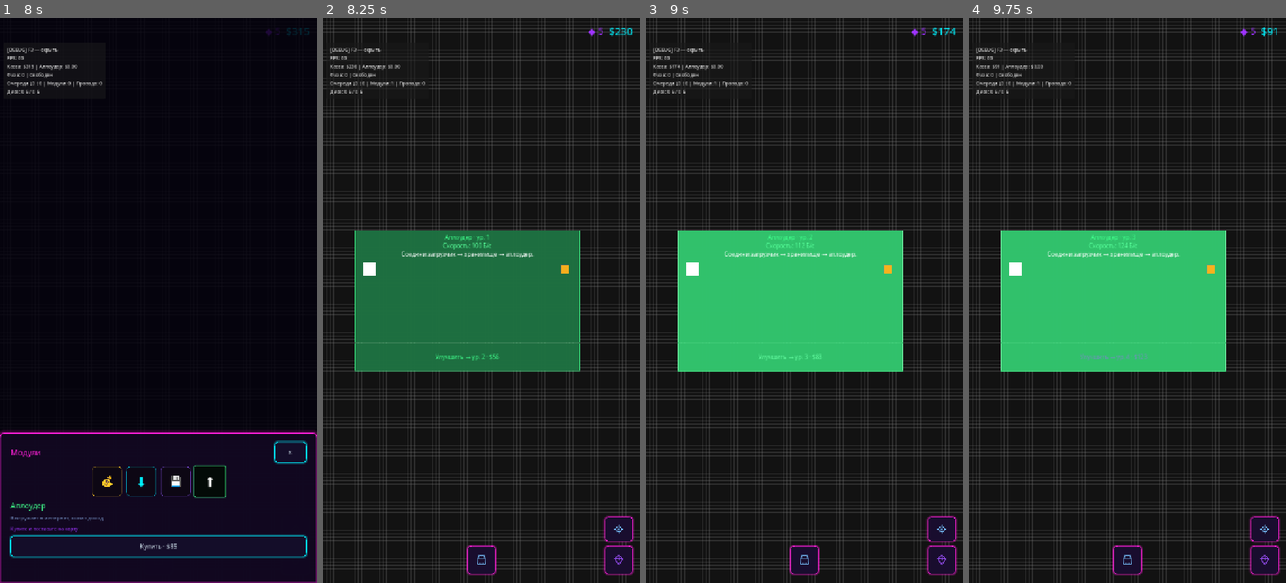
Above: before the commit, frames 1-4 (left to right).
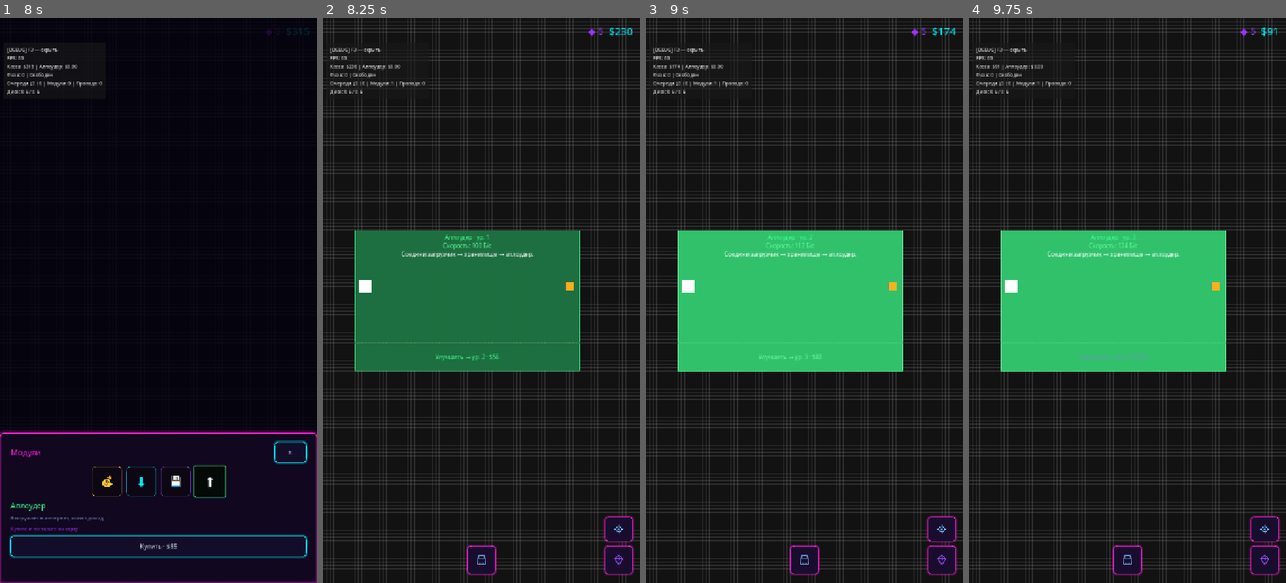
Above: after the commit, the same moments.

Repository: rkfsociety/UploadSimulator
Game: Godot game, scene res://scenes/main.tscn
Same seed, same stepped clock (60 frames per second), same inputs: the game is played once before the commit and once after it.
Inputs (mouse positions are in pixels of both pictures, inside the frame that each line leads up to):
- Up to frame 1 (8 s): click (158, 560) at 0.5 s; click (294, 526) at 1.25 s; click (294, 560) at 2 s; click "×" at 2.75 s; click (158, 560) at 3.5 s; click "💰" at 4.25 s; click "💰" at 5 s; click "⬇" at 5.75 s; click "💾" at 6.5 s; click "⬆" at 7.25 s
- Up to frame 2 (8.25 s): click "Купить · $85" at 8 s
- Up to frame 3 (9 s): click "Улучшить → ур. 2 · $56" at 8.75 s
- Up to frame 4 (9.75 s): click "Улучшить → ур. 3 · $83" at 9.5 s

Frame 1 is identical in both runs. In frame 2, 0.3% of the frame differs, in the area x 11-80%, y 43-49%; in frame 3, 0.3%; in frame 4, 0.3%.

Commit message:
Порты на боковых сторонах модуля по центру — провода идут от ячейки к ячейке
- PortsRow вынесен из текстового VBox в прямые дети MainPanel, привязан к
  вертикальному центру на всю ширину (левые порты у левого края, правые у правого)
- FieldMap: отложенный пересчёт координат проводов после раскладки портов
  (свежезаспавненные блоки раскладывают порты не в тот же кадр)

Diff:
--- a/scenes/blocks/placed_block.tscn
+++ b/scenes/blocks/placed_block.tscn
@@ -82,21 +82,28 @@
 theme_type_variation = &"action"
 text = "—"
 
-[node name="PortsRow" type="HBoxContainer" parent="RootVBox/MainPanel/MainMargin/MainVBox"]
-layout_mode = 2
-alignment = 1
+[node name="PortsRow" type="HBoxContainer" parent="RootVBox/MainPanel"]
+layout_mode = 1
+anchor_top = 0.5
+anchor_right = 1.0
+anchor_bottom = 0.5
+offset_top = -24.0
+offset_bottom = 24.0
+grow_vertical = 2
+mouse_filter = 2
 theme_override_constants/separation = 4
 
-[node name="LeftPorts" type="HBoxContainer" parent="RootVBox/MainPanel/MainMargin/MainVBox/PortsRow"]
+[node name="LeftPorts" type="HBoxContainer" parent="RootVBox/MainPanel/PortsRow"]
 unique_name_in_owner = true
 layout_mode = 2
 theme_override_constants/separation = 2
 
-[node name="PortSpacer" type="Control" parent="RootVBox/MainPanel/MainMargin/MainVBox/PortsRow"]
+[node name="PortSpacer" type="Control" parent="RootVBox/MainPanel/PortsRow"]
 layout_mode = 2
 size_flags_horizontal = 3
+mouse_filter = 2
 
-[node name="RightPorts" type="HBoxContainer" parent="RootVBox/MainPanel/MainMargin/MainVBox/PortsRow"]
+[node name="RightPorts" type="HBoxContainer" parent="RootVBox/MainPanel/PortsRow"]
 unique_name_in_owner = true
 layout_mode = 2
 theme_override_constants/separation = 2
--- a/scripts/systems/field/field_map.gd
+++ b/scripts/systems/field/field_map.gd
@@ -142,7 +142,20 @@
 	if _blocks_layout_changed(prev_uids, curr_uids):
 		_wiring.collect_ports()
 		_wiring.rebuild_wires()
+		# Свежезаспавненные блоки раскладывают порты не сразу — уточняем концы проводов кадром позже
+		_refresh_wire_positions_deferred()
 	_block_drag.sync_selection_visual()
+
+
+## Пересчёт координат проводов после того, как контейнеры портов разложились (следующий кадр).
+func _refresh_wire_positions_deferred() -> void:
+	var tree := get_tree()
+	if tree == null:
+		return
+	await tree.process_frame
+	if not _AsyncSafety.is_node_in_scene(self):
+		return
+	_wiring.update_positions()
 
 
 func _on_blocks_refresh() -> void:
